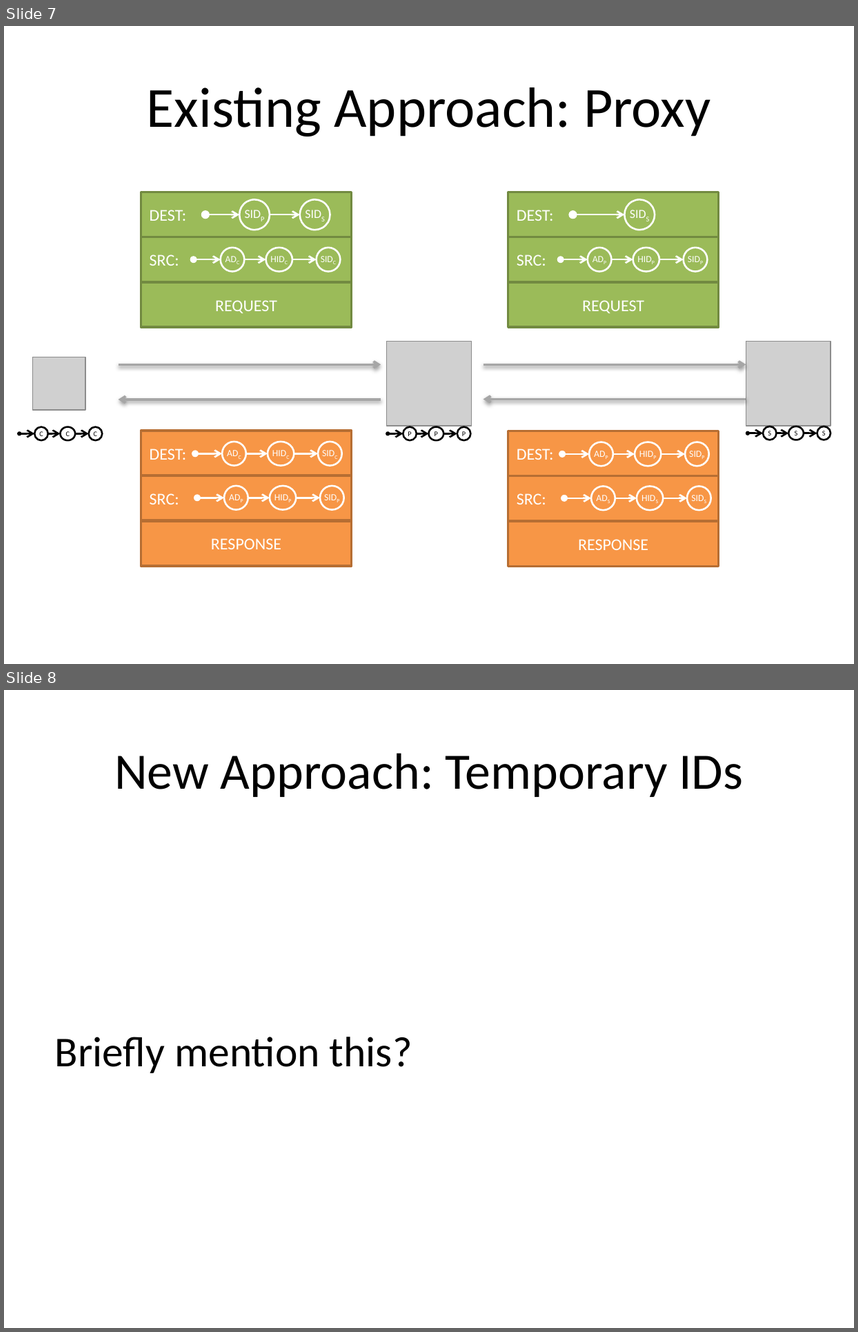
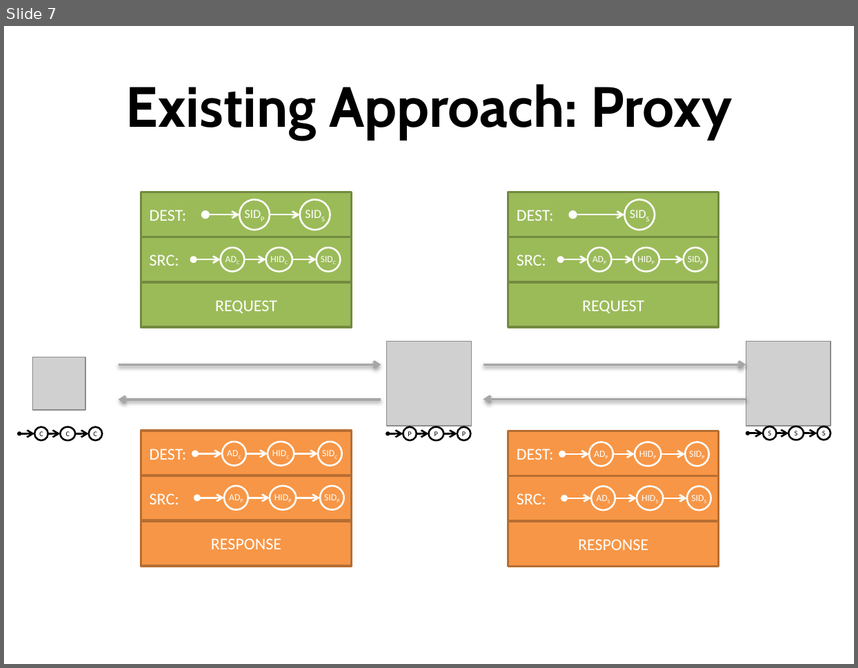
Before and after one commit to nfeltman/XIAnon, a slide deck: Presentation/Anonymity In XIA.pptx. Shown one above the other, each under a label of ours: slides 7 and 8 before the commit, slide 7 after it. The pictures are 858x1332 and 858x668 pixels, drawn with LibreOffice and Linux fonts; fonts in the diff are those of the drawing; grey boxes stand for pictures. Boxes give left, top, right and bottom in pixels: in the first picture for what was removed or moved away, otherwise in the second. Text is boxed around its words. In the diff, an @@ line names an element or a change of style, - is before the commit and + after.

Commit message:
Finished draft of slides. Stole Kayvon font, I think: PDF included so you can see.

```diff
--- a/Presentation/Anonymity In XIA.pptx
+++ b/Presentation/Anonymity In XIA.pptx
@@ slide 8 removed at [4, 690, 854, 1328], background #FFFFFF @@
@@ title removed at [114, 753, 743, 797] @@
-New Approach: Temporary IDs
@@ text removed at [55, 1036, 412, 1073] @@
-Briefly mention this?
@@ slide 7 changed as well @@
@@ title "Existing Approach: Proxy" at [126, 84, 732, 140]: font Calibri to Cabin, bold on @@
```
Also in this commit, not shown: 8 other slides changed, 5 slides added, 1 other slide removed, 1 other file.
